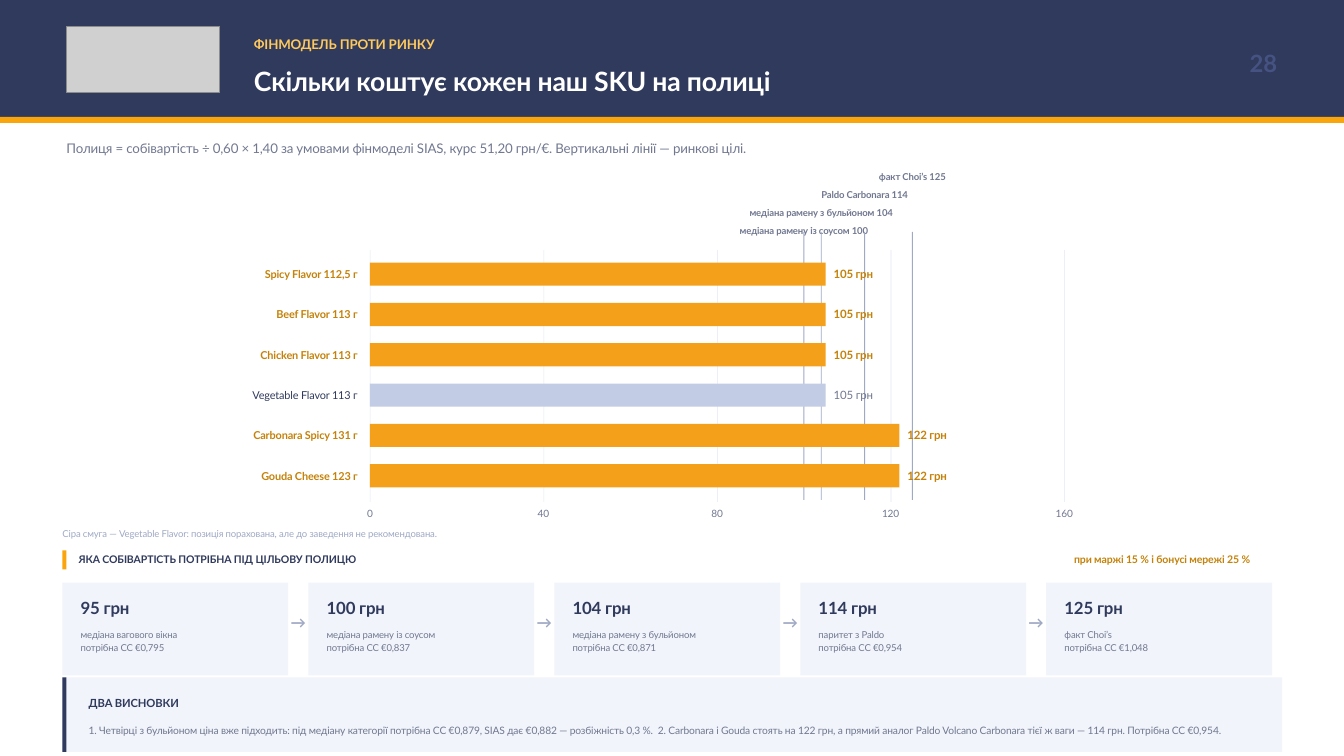
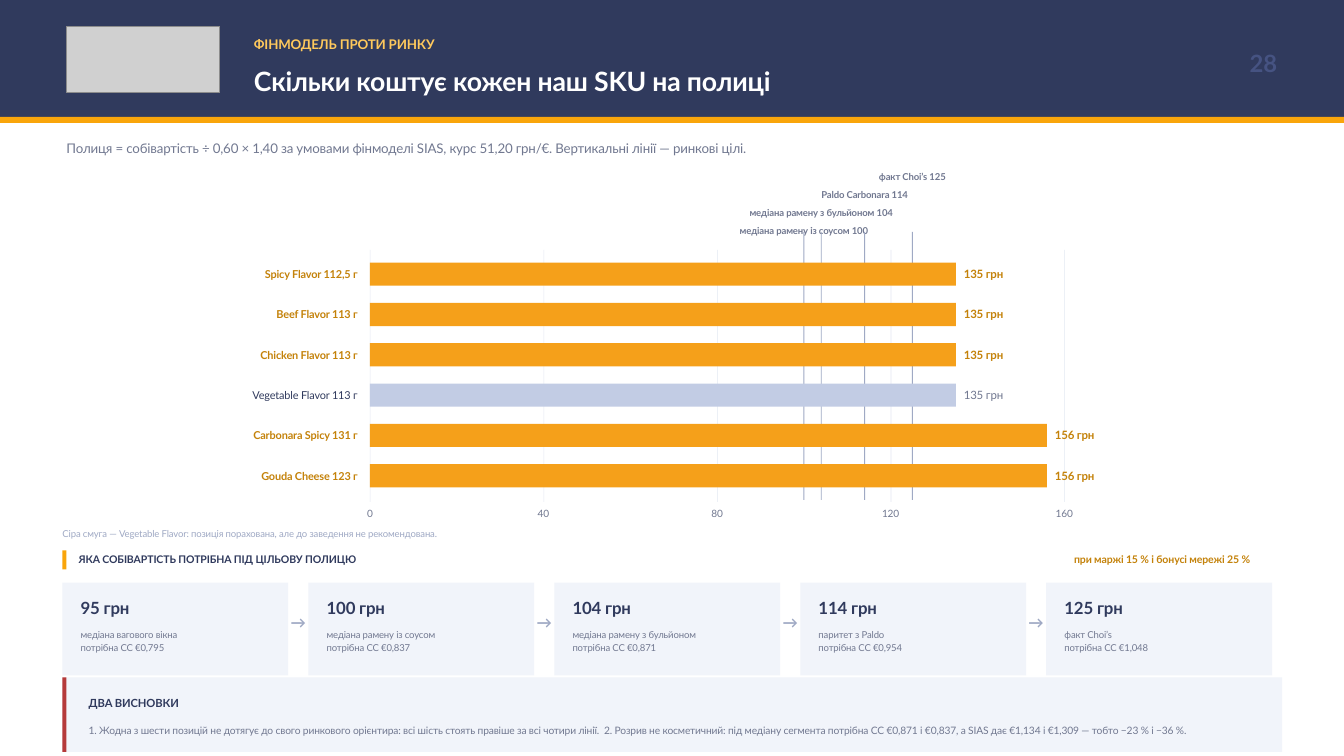
Before and after one commit to IllyaChaplygin/Chaplygin-Illya, a slide deck: slide 28 of Korean_Ramen_Ukraine_Market_Research.pptx. Drawn at 1344x756 pixels with LibreOffice and Linux fonts; fonts in the diff are those of the drawing; grey boxes stand for pictures. Boxes give left, top, right and bottom in pixels: in the first picture for what was removed or moved away, otherwise in the second. Text is boxed around its words. In the diff, an @@ line names an element or a change of style, - is before the commit and + after.

```diff
--- a/Korean_Ramen_Ukraine_Market_Research.pptx
+++ b/Korean_Ramen_Ukraine_Market_Research.pptx
@@ rectangle: place and size @@
-rectangle at [370, 262, 826, 285]
+rectangle at [370, 262, 956, 285]
@@ text at [964, 269, 1004, 280]: text changed @@
-105 грн
+135 грн
@@ rectangle: place and size @@
-rectangle at [370, 302, 826, 326]
+rectangle at [370, 302, 956, 326]
@@ text at [964, 309, 1004, 320]: text changed @@
-105 грн
+135 грн
@@ rectangle: place and size @@
-rectangle at [370, 343, 826, 366]
+rectangle at [370, 343, 956, 366]
@@ text at [964, 350, 1004, 361]: text changed @@
-105 грн
+135 грн
@@ rectangle: place and size @@
-rectangle at [370, 383, 826, 406]
+rectangle at [370, 383, 956, 406]
@@ text at [964, 391, 1003, 401]: text changed @@
-105 грн
+135 грн
@@ rectangle: place and size @@
-rectangle at [370, 424, 899, 448]
+rectangle at [370, 424, 1048, 448]
@@ text at [1055, 430, 1095, 441]: text changed @@
-122 грн
+156 грн
@@ rectangle: place and size @@
-rectangle at [370, 465, 899, 488]
+rectangle at [370, 465, 1048, 488]
@@ text at [1055, 471, 1095, 482]: text changed @@
-122 грн
+156 грн
@@ rectangle at [63, 678, 67, 752]: fill #303A5D to #B53A3A @@
@@ text at [89, 726, 1174, 736]: text changed @@
-1. Четвірці з бульйоном ціна вже підходить: під медіану категорії потрібна СС €0,879, SIAS дає €0,882 — розбіжність 0,3 %. 2. Carbonara і Gouda стоять на 122 грн, а прямий аналог Paldo Volcano Carbonara тієї ж ваги — 114 грн. Потрібна СС €0,954.
+1. Жодна з шести позицій не дотягує до свого ринкового орієнтира: всі шість стоять правіше за всі чотири лінії. 2. Розрив не косметичний: під медіану сегмента потрібна СС €0,871 і €0,837, а SIAS дає €1,134 і €1,309 — тобто −23 % і −36 %.
```
Also in this commit, not shown: 11 other slides changed, 2 other files.
